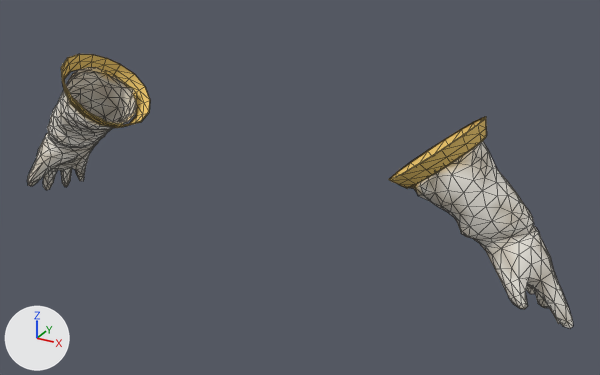
The glTF model assets_src/armor/kargan_1/cloth_b_hands.glb as it was, and as the next commit left it.
One viewpoint serves both versions: a 50 mm camera at (0.944, -1.449, 1.826) aimed at (0.098, 0.091, 1.056). The lights are fixed; the arrows at lower left show +X, +Y and +Z. The older version comes first. Mesh edges are drawn as thin lines. Vertices at exactly the same position are counted once.

Objects in the first picture: 'cloth_b_hands'.
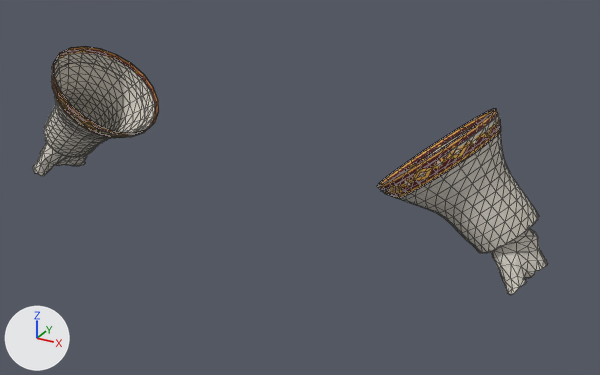
Changed parts and their boxes (x1, y1, x2, y2) in the pictures (600 x 375 px):
'cloth_b_hands', surface changed, reshaped (9% shorter): before (28, 54, 573, 328); after (33, 46, 547, 295)
part 1 of me_cloth_b_hands, rebuilt (13% shorter): before (28, 67, 137, 190); after (44, 50, 156, 157)
part 2 of me_cloth_b_hands, rebuilt (26% shorter): before (410, 141, 573, 328); after (381, 114, 539, 253)
part 3 of me_cloth_b_hands, rebuilt (26% wider, 25% taller): before (389, 117, 487, 189); after (377, 108, 501, 198)
part 4 of me_cloth_b_hands, rebuilt (21% wider, 24% taller): before (61, 54, 150, 128); after (51, 46, 159, 138)
part 5 of me_cloth_b_hands, added: after (33, 143, 87, 176)
part 6 of me_cloth_b_hands, added: after (490, 228, 547, 295)

What changed in the scene script:
```text
Add img_band_c_png:
    img_band_c_png = load_image('band_c.png', '../textures/band_c.png', 256, 128, 'sRGB')
Add img_band_orm_png:
    img_band_orm_png = load_image('band_orm.png', '../textures/band_orm.png', 256, 128, 'Non-Color')
Add img_band_n_png:
    img_band_n_png = load_image('band_n.png', '../textures/band_n.png', 256, 128, 'Non-Color')
Add img_cloth_orm_png:
    img_cloth_orm_png = load_image('cloth_orm.png', '../textures/cloth_orm.png', 256, 256, 'Non-Color')
Add img_cloth_n_png:
    img_cloth_n_png = load_image('cloth_n.png', '../textures/cloth_n.png', 256, 256, 'Non-Color')
Add img_cloth_c_png:
    img_cloth_c_png = load_image('cloth_c.png', '../textures/cloth_c.png', 256, 256, 'sRGB')
Change mat_cloth:
    remove # nodes: BsdfPrincipled, OutputMaterial, VertexColor
    nodes: BsdfPrincipled, Mix, NormalMap, OutputMaterial, SeparateColor, TexImage x3, VertexColor
    uses the picture img_cloth_c_png
    uses the picture img_cloth_n_png
    uses the picture img_cloth_orm_png
Add mat_band:
    mat_band = bpy.data.materials.new('band')
    # uses the picture img_band_c_png
    # uses the picture img_band_n_png
    # uses the picture img_band_orm_png
Change me_cloth_b_hands:
    used by ob_cloth_b_hands; location = (0.0, 0.0, 0.0)
    remove me_cloth_b_hands.from_pydata(...)  # 842 vertices, 1555 faces; spans x -0.733..0.742, y -0.058..0.181, z 0.881..1.299
    add me_cloth_b_hands.from_pydata(...)  # 1218 vertices, 2140 faces; spans x -0.672..0.673, y -0.08..0.203, z 0.961..1.317
    me_cloth_b_hands part 1: the loose piece of 351 vertices spanning x -0.733..-0.375, y -0.036..0.165, z 0.881..1.262 is rebuilt with 280 vertices and now spans x -0.639..-0.326, y -0.077..0.2, z 1.021..1.304
    me_cloth_b_hands part 2: the loose piece of 331 vertices spanning x 0.375..0.742, y -0.034..0.167, z 0.886..1.265 is rebuilt with 280 vertices and now spans x 0.328..0.642, y -0.077..0.199, z 1.017..1.307
    me_cloth_b_hands part 3: the loose piece of 80 vertices spanning x 0.34..0.525, y -0.058..0.179, z 1.136..1.299 is rebuilt with 100 vertices and now spans x 0.32..0.55, y -0.08..0.202, z 1.117..1.317, in mat_band
    me_cloth_b_hands part 4: the loose piece of 80 vertices spanning x -0.524..-0.34, y -0.058..0.181, z 1.135..1.298 is rebuilt with 100 vertices and now spans x -0.548..-0.317, y -0.08..0.203, z 1.114..1.315, in mat_band
    me_cloth_b_hands part 5: a new loose piece of 239 vertices spanning x -0.672..-0.528, y -0.024..0.143, z 0.961..1.114, in mat_cloth
    me_cloth_b_hands part 6: a new loose piece of 219 vertices spanning x 0.528..0.673, y -0.023..0.142, z 0.962..1.116, in mat_cloth
    add me_cloth_b_hands.materials.append(mat_band)
```
